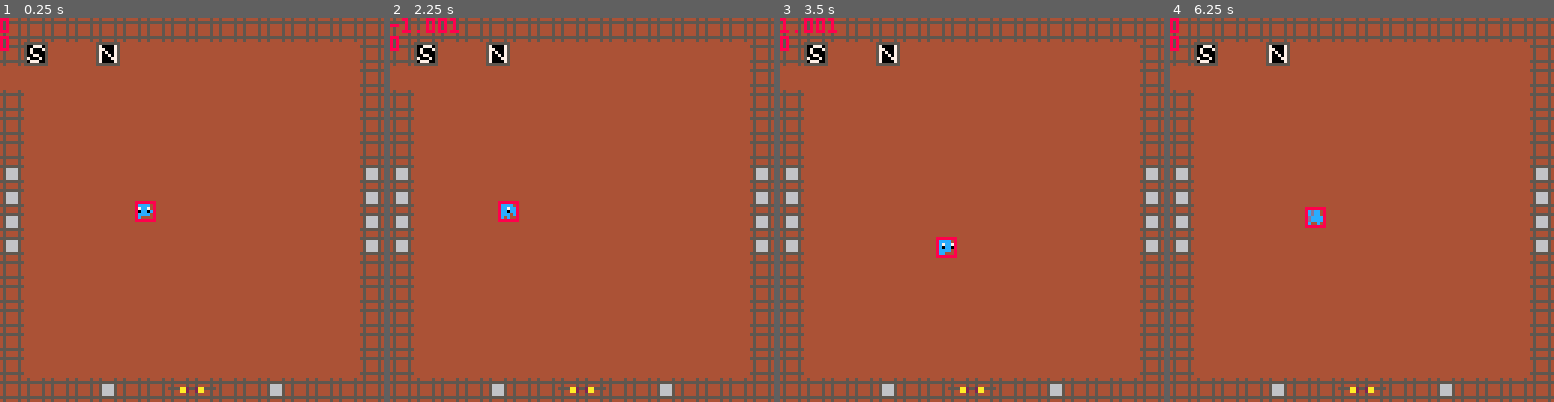
Above: before the commit, frames 1-4 (left to right).
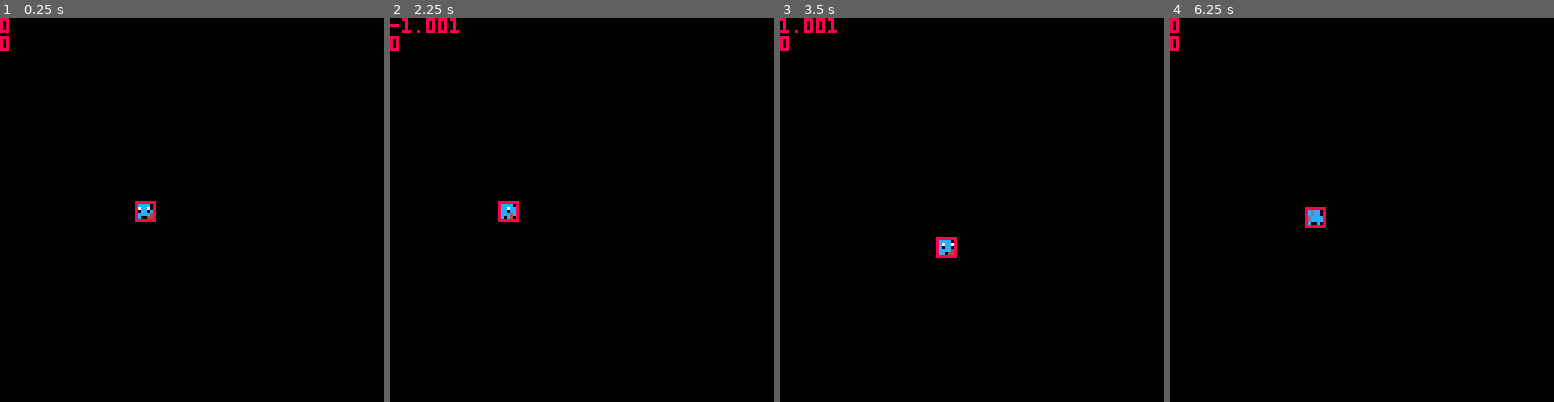
Above: after the commit, the same moments.

Repository: s-france/pico8GameS
Game: PICO-8 cartridge squid.p8
The game is run twice, just before and just after one commit, with the same random seed, the same clock (stepped at 60 frames per second) and the same inputs.
Inputs:
- Up to frame 1 (0.25 s): no input
- Up to frame 2 (2.25 s): tap O (Z key) at 0.33, 0.7, 1.43, 2.22 s; tap X (X key) at 1.07, 2.07 s; hold Left from 1.97 s (still down)
- Up to frame 3 (3.5 s): release Left at 2.37 s; tap X (X key) every 0.33 s from 2.4 to 3.4 s; hold Down 2.42-2.82 s; hold Right from 2.87 s (still down); tap O (Z key) at 3.1 s
- Up to frame 4 (6.25 s): release Right at 3.53 s; hold Up 3.58-4.08 s; tap X (X key) every 0.33 s from 3.73 to 6.07 s; tap O (Z key) at 3.98, 4.87, 5.75 s; hold Right 4.13-4.53 s; hold Down 4.58-5.08 s; hold Left 5.13-5.8 s; hold Up 5.85-6.18 s; hold Left from 6.23 s (still down)

The runs differ from the first frame. In frame 1, 99% of the frame differs, in the area x 0-100%, y 0-100%; in frame 2, 99%; in frame 3, 99%; in frame 4, 99%.

Commit message:
Update squid.p8

Diff:
--- a/squid.p8
+++ b/squid.p8
@@ -360,33 +360,6 @@
   player.dy+=1.001
 	end
 
-	// diagonal check
-	if (player.dx*player.dy != 0) then
-  // roughly normalize movement
-  // values. using .75 here for
-  // fluidity and smoothness.
-  player.dx*=.75
-  player.dy*=.75
-  // set diag to true
-  player.diag = true
-	end
-
-	// smoothness functions for
-	// diagonal movement. these set
-	// x and y to the center of each
-	// pixel. only happens on first
-	// frame of diag movement.
-
-	if (player.diag) and (player.face != player.prev_face) then
-  player.x = flr(player.x)+0.5
-  player.y = flr(player.y)+0.5
- end
-
-
-	// set new previous face for
-	// the next frame
- player.prev_face = player.face
-	// end!
 end
 
 // update player
@@ -1899,230 +1872,139 @@
 
 
 
-…(88 lines of a section not shown)…
 __gff__
 0003000001010101010101010101010101010001000101010123252931050101000000000000000000000101000000000100000901000000000001010000000501000000000000000000000000000000000000000000000000000000000000000000000000000000000000000000000000000000000000000000000000000000
 0100000000000000000000000000000000000000000000000000000000000000000000000000000000000000000000000000000000000000000000000000000000000000000000000000000000000000000000000000000000000000000000000000000000000000000000000000000000000000000000000000000000000000
 __map__
-08040404040404041004040404040410100404040404040404040404040404041f1f1f1f1f1f1f1f1f1f1f1f1f1f1f1f0404040404040404040404040404040408040404040404040404040404040409040404040404040404040404040404040404040404040404040404040404040404040404040404040404040404040409
-06030303030303030603030303010106060303030303030303030303030303031f133e3e403e3e3e3e3e3e3e3e3e3e1f0000000000000000000000000000000003030303030303030303030303030306040303030303030303030303030303030303030303030303030303030303030303030303030304040403030303030306
-0603030119031b1b062a010303012b06060103030303030303030303030303033e3e3e3e3e3e3e3e3e3e3e3e3e3e3e1f0000000000000000000000000000000003151515030303030303030303030306030303030303030303030303030303030303030303030303030303030303030303030303030303030303030303030306
-0603030303010303050409030303030606031a030809030303030101010103031f3e3e3e3e3e3e3e3e3e3e3e3e3e3e1f0000000000000000000000000000000003151503031503030303030303030306030303030303030303030303030303030303030303030303030303030303030303030303030303030303030303030306
-0603010303030303033a050d0303030606030804070f030303010303030301031f3e3e3e3e3e3e3e3e3e3e3e3e3e3e1f0000000000000000000000000000000003030303150303030303030303030303030303030303030303030303030303030303030303030303030303030303030303030303030303030303030303030306
-06030303030303010303030303030305160407030303030301030303030303011f3e3e3e3e3e3e3e3e3e3e3e3e3e3e1f0000000000000000000000000000000003031515030303030303030303030303030303030303030303030303030303030303030303030303030303030303030303030303030303030303030303030306
-05040409030303030303080409030303030303030303030301030303030303011e3e3e3e3e3e3e3e3e3e3e3e3e3e3e1e0000000000000000000000000000000003031515030303390303030303030303030303030303030303030303030303030303030303030303030303030303030303030303030303030303030303030306
-0b0c0c05040903030804070807030303030303030303030301030303330303011e3e3e3e3e3e3e3e3e3e3e3e3e3e3e1e0000000000000000000000000000000003030303030303030303030303030303030303030303030303030303030303030303030303030303030303030303030303030303030303030303030303030306
-0c0b0804040703030504040703030303030303030303030301030303030303011e3e3e3e3e3e3e3e3e3e3e3e3e3e3e1e0000000000000000000000000000000003030303030303030303030303030303030303030303030303030303030303030303030303030303030303030303030303030303030303030303030303030306
-080407030303030303033b010303030810040d030303030303010303030301031e3e3e3e3e3e3e3e3e3e3e3e3e3e3e1e0000000000000000000000000000000003030303030303030303030303030303030303030303030303030303030303030303030303030303030303030303030303030303030303030303030303030306
-06110301030303030303030303030106060303030303030303030101010103031f3e3e3e3e3e3e3e3e3e3e3e3e3e3e1f0000000000000000000000000000000303030303030303030303030303030303030303030303030303030303030303030303030303030303030303030303030303030303030303030303030303030306
-06030301010303030303030300030105070303030303030303030303030303031f3e3e3e3e3e3e3e3e3e3e3e3e3e3e1f0000000000000000000000000000000003030303030303030303030303030303030303030303030303030303030303030303030303030303030303030303030303030303030303030303030303030306
-06190303010303030300000000030301030303030303030303030303030303031f3e3e3e3e3e3e3e3e3e3e3e3e3e3e1f0000000000000000000000000000000003030303030303030303030303030303030303030303030303030303030303030303030303030303030303030303030303030303030303030303030303030306
-06030303030303030300000000030001030303030303030303030303030303031f3e3e3e3e3e3e3e3e3e3e3e3e3e3e1f0000000000000000000000000000000003030303030303030303030303030303030303030303030303030303030303030303030303030303030303030303030303030303030303030303030303030306
-06030103030303030300000000000003030303030303030303030303030303031f3e3e3e3e3e3e3e3e3e3e3e3e3e3e1f0000000000000000000000000000000003030303030303030303030303030303030303030303030303030303030303030303030303030303030303030303030303030303030303030303030303030306
-05040903030804040404040901000303030303030303030303030303030303031f1f1f1f1e1f1f1d3f1f1f1e1f1f1f1f0000000000000000000000000000000003030303030303030303030303030303030303030303030303030303030303030303030303030303030303030303030303030303030303030303030303030306
-0804070303050404040404070303030303030303030303030303030303030303030303000303030303030303030303030303030303030303030303030303000303030303030303030303030303030303080404100404040404040404040404090000000000000000000000000000000003030303030303030303030303030306
-0603030303030303030303030303030303030303030303030303030303030303030303030303030303030303030303030303030303030303030303030303030303030303030303030303030303030303061508071515000000000000011414060000000000000000000000000000000003030303030303030303030303030306
-0603030303030303030303030303030303030303030303030303030303030303030303030303030303030303030303030303030303030303030303030303030303030303030303030303030303030303060c06151515000000000000010000060000000000000000000000000000000003030303030303030303030303030306
-060303030303030303030303030303030303030308040d0317040409030303030303031f1f1f1f1f1f1f0303030303030303030303030303030303030303030303030303030303030303030303030303061506151515000000000000000001060000000000000000000000000000000003030303030303030303030303030306
-0603030303031f1e1f1e1f0303030303030303030601010101010106030303030303031f30303030301f0303030303030303030303030303030303030303030303030303030303030303030303030303061506151515000000000000000000060000000000000000000000000000000003030303030303030303030303030306
-0603030303031f0319031f030303030303030303060101010101010f030303030303031f30303030301f0303030303030303030303030303030303030303030303030303030303030303030303030303050906151500000000000000000000060000000000000000000000000000000003030303030303030303030303030306
-0603030303031f0303031f0303030303030303030f01010101010103030303030303031f30303030301f0303030303030303030303030303030303030303030303030303030303030303030303030303081607150000393939390000000000060000000000000000000000000000000003030303030303030303030303030306
-0603030303031f1e1d1e1f030303030303030303030101013401010e030303030303031f30303030301f0303030303030303030303030303030303030303030303030303030303030303030303030303060000000000393939390000000000060000000000000000000000000000000003030303030303030303030303030306
-06030303030303030303030303030303030303030e01010101010106030303030303031f1f1f2f1f1f1f0303030303030303030303030303030303030303030303030303030303030303030303030303060000000000393939390000000000060000000000000000000000000000000003030303030303030303030303030306
-0603030303030303030303030303030303030303060101010101010603030303030303030303030303030303030303030303030303030303030303030303030303030303030303030303030303030303060000000000393939390000000008070000000000000000000000000000000003030303030303030303030303030306
-060303030303030303030303030303030303031b0504040d031704070303030303030303030303030303030303030303030303030303030303030303030303030303030303030303030303030303030306000e010000000000000000000816090000000000000000000000000000000003030303030303030303030303030306
-060303030303030303030303030303030303030303030303030303030303030303030303030303030303030303030303030303030303030303030303030303030303030303030303030303030303030306010601010000000000000000060b060000000000000000000000000000000003030303030303030303030303030306
-060303030303030303030303030303030303030303030303030303030303030303030303030303030303030303030303030303030303030303030303030303030303030303030303030303030303030306010601010000000000000000060e060000000000000000000000000000000003030303030303030303030303030306
-060303030303030303030303030303030303030303030303030303030303030303030303030303030303030303030303030303030303030303030303030303030303030303030303030303030303030306010504040900000000000804070f060000000000000000000000000000000003030303030303030303030303030306
-0603030303030303030303030303030303030303030303030303030303030303030303030303030303030303030303030303030303030303030303030303030303030303030303030303030303030303060101010b0509000000000608170d060000000000000000000000000000000003030303030303030303030303030306
-06030303030303030303030303030303030303030303030303030303030303030303030303030303030303030303030303030303030303030303030303030303030303030303030303030303030303030617040d0b0b0600000804070b0b0c060000000000000000000000000000000003030303030303030303030303030306
-…(103 lines of a section not shown)…
+0000000000000000000000000000000000000000000000000000000000000000000000000000000000000000000000000000000000000000000000000000000000000000000000000000000000000000000000000000000000000000000000000000000000000000000000000000000000000000000000000000000000000000
+0000000000000000000000000000000000000000000000000000000000000000000000000000000000000000000000000000000000000000000000000000000000000000000000000000000000000000000000000000000000000000000000000000000000000000000000000000000000000000000000000000000000000000
+0603030119031b1b062a01030301000000000000000000000000000000000000000000000000000000000000000000000000000000000000000000000000000000000000000000000000000000000000000000000000000000000000000000000000000000000000000000000000000000000000000000000000000000000000
+0603030303010303050409030303000000000000000000000000000000000000000000000000000000000000000000000000000000000000000000000000000000000000000000000000000000000000000000000000000000000000000000000000000000000000000000000000000000000000000000000000000000000000
+0603010303030303033a050d0303000000000000000000000000000000000000000000000000000000000000000000000000000000000000000000000000000000000000000000000000000000000000000000000000000000000000000000000000000000000000000000000000000000000000000000000000000000000000
+0603030303030301030303030303000000000000000000000000000000000000000000000000000000000000000000000000000000000000000000000000000000000000000000000000000000000000000000000000000000000000000000000000000000000000000000000000000000000000000000000000000000000000
+0504040903030303030308040903000000000000000000000000000000000000000000000000000000000000000000000000000000000000000000000000000000000000000000000000000000000000000000000000000000000000000000000000000000000000000000000000000000000000000000000000000000000000
+0b0c0c0504090303080407080703000000000000000000000000000000000000000000000000000000000000000000000000000000000000000000000000000000000000000000000000000000000000000000000000000000000000000000000000000000000000000000000000000000000000000000000000000000000000
+0c0b080404070303050404070303000000000000000000000000000000000000000000000000000000000000000000000000000000000000000000000000000000000000000000000000000000000000000000000000000000000000000000000000000000000000000000000000000000000000000000000000000000000000
+080407030303030303033b010303000000000000000000000000000000000000000000000000000000000000000000000000000000000000000000000000000000000000000000000000000000000000000000000000000000000000000000000000000000000000000000000000000000000000000000000000000000000000
+0611030103030303030303030303010606030300000000000000000000000000000000000000000000000000000000000000000000000000000000000000000000000000000000000000000000000000000000000000000000000000000000000000000000000000000000000000000000000000000000000000000000000000
+0603030101030303030303030003010507030300000000000000000000000000000000000000000000000000000000000000000000000000000000000000000000000000000000000000000000000000000000000000000000000000000000000000000000000000000000000000000000000000000000000000000000000000
+0619030301030303030000000003030103030300000000000000000000000000000000000000000000000000000000000000000000000000000000000000000000000000000000000000000000000000000000000000000000000000000000000000000000000000000000000000000000000000000000000000000000000000
+0603030303030303030000000003000103030303030303030303030303030303000000000000000000000000000000000000000000000000000000000000000000000000000000000000000000000000000000000000000000000000000000000000000000000000000000000000000000000000000000000000000000000000
+0603010303030303030000000000000303030303030303030303030303030303000000000000000000000000000000000000000000000000000000000000000000000000000000000000000000000000000000000000000000000000000000000000000000000000000000000000000000000000000000000000000000000000
+0504090303080404040404090100030303030303030303030303030303030303000000000000000000000000000000000000000000000000000000000000000000000000000000000000000000000000000000000000000000000000000000000000000000000000000000000000000000000000000000000000000000000000
+0804070303050404040404070303030303030303030303030303030303030303000000000000000000000000000000000000000000000000000000000000000000000000000000000000000000000000000000000000000000000000000000000000000000000000000000000000000000000000000000000000000000000000
+0603030303030303030303030303030303030303030303030303030303030303030303000000000000000000000000000000000000000000000000000000000000000000000000000000000000000000000000000000000000000000000000000000000000000000000000000000000000000000000000000000000000000000
+0603030303030303030303030303030303030303030303030303030303030303030303000000000000000000000000000000000000000000000000000000000000000000000000000000000000000000000000000000000000000000000000000000000000000000000000000000000000000000000000000000000000000000
+060303030303030303030303030303030303030308040d031704040903030303030303000000000000000000000000000000000000000000000000000000000000000000000000000000000000000000000000000000000000000000000000000000000000000000000000000000000000000000000000000000000000000000
+0603030303031f1e1f1e1f030303030303030303060101010101010603030303030303000000000000000000000000000000000000000000000000000000000000000000000000000000000000000000000000000000000000000000000000000000000000000000000000000000000000000000000000000000000000000000
+0603030303031f0319031f030303030303030303060101010101010f03030000000000000000000000000000000000000000000000000000000000000000000000000000000000000000000000000000000000000000000000000000000000000000000000000000000000000000000000000000000000000000000000000000
+0603030303031f0303031f0303030303030303030f0101010101010303030000000000000000000000000000000000000000000000000000000000000000000000000000000000000000000000000000000000000000000000000000000000000000000000000000000000000000000000000000000000000000000000000000
+0603030303031f1e1d1e1f030303030303030303030101013401010e03030000000000000000000000000000000000000000000000000000000000000000000000000000000000000000000000000000000000000000000000000000000000000000000000000000000000000000000000000000000000000000000000000000
+06030303030303030303030303030303030303030e0101010101010603030000000000000000000000000000000000000000000000000000000000000000000000000000000000000000000000000000000000000000000000000000000000000000000000000000000000000000000000000000000000000000000000000000
+0603030303030303030303030303030303030303060101010101010603030000000000000000000000000000000000000000000000000000000000000000000000000000000000000000000000000000000000000000000000000000000000000000000000000000000000000000000000000000000000000000000000000000
+060303030303030303030303030303030303031b0504040d0317040703030000000000000000000000000000000000000000000000000000000000000000000000000000000000000000000000000000000000000000000000000000000000000000000000000000000000000000000000000000000000000000000000000000
+0000000000000000000000000000000000000000000000000000000000030000000000000000000000000000000000000000000000000000000000000000000000000000000000000000000000000000000000000000000000000000000000000000000000000000000000000000000000000000000000000000000000000000
+0000000000000000000000000000000000000000000000000000000000030000000000000000000000000000000000000000000000000000000000000000000000000000000000000000000000000000000000000000000000000000000000000000000000000000000000000000000000000000000000000000000000000000
+…(103 lines of a section not shown)…
Not shown, changed: 176 lines of the sprite sheet (__gfx__) section of squid.p8
